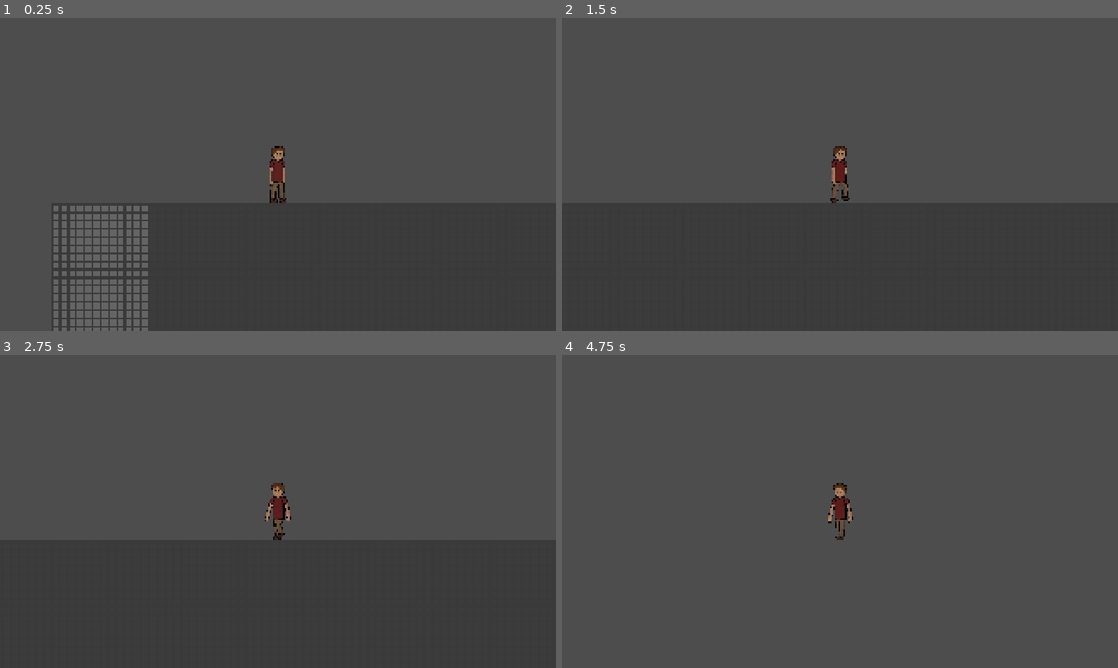
Above: before the commit, frames 1-4 (two rows, left to right).
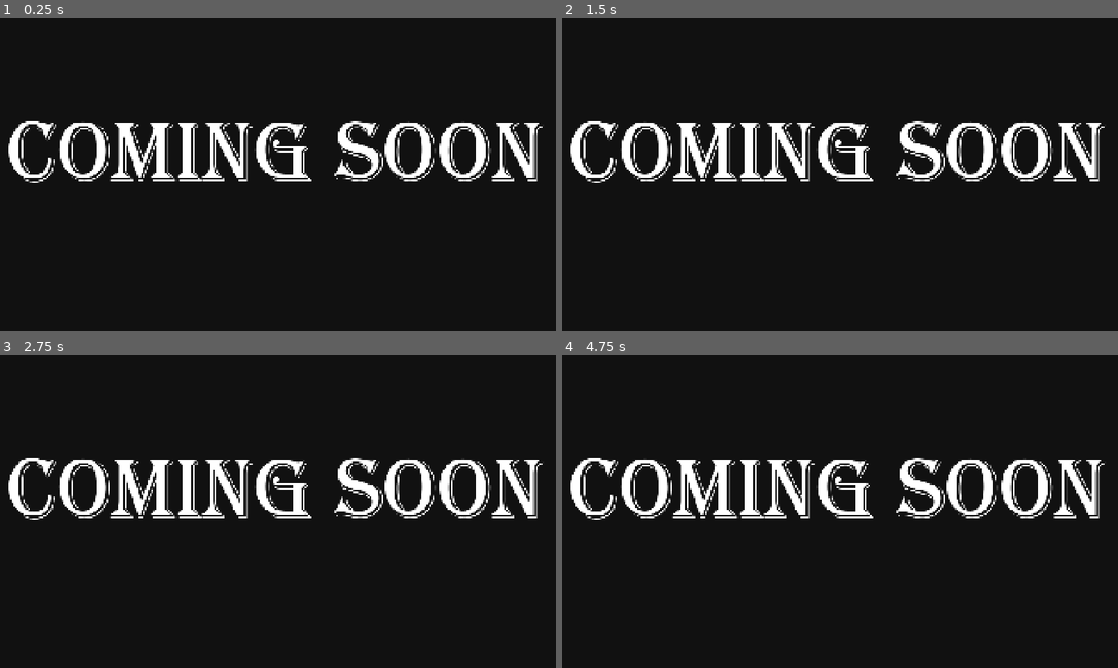
Above: after the commit, the same moments.

Repository: Catman11202/project
Game: Godot game, scene res://Levels/level_02_gf_house.tscn
The game is run twice, just before and just after one commit, with the same random seed, the same clock (stepped at 60 frames per second) and the same inputs. This scene is started directly instead of the project's main scene.
Inputs:
- Up to frame 1 (0.25 s): no input
- Up to frame 2 (1.5 s): tap Enter (ui_accept) at 0.5, 0.77 s; hold E (interact) 0.53-1.28 s; hold D (right) from 0.53 s (still down); tap E (interact) at 1.35 s
- Up to frame 3 (2.75 s): tap Enter (ui_accept) at 1.52 s; release D (right) at 2.03 s; hold A (left) from 2.03 s (still down); hold E (interact) from 2.03 s (still down)
- Up to frame 4 (4.75 s): release A (left) at 2.78 s; release E (interact) at 2.78 s; hold D (right) 2.78-4.28 s; tap E (interact) at 2.85, 4.35 s; tap Enter (ui_accept) at 3.02, 3.77, 4.52 s; hold E (interact) 3.53-4.28 s; hold A (left) from 4.28 s (still down)

The runs differ from the first frame. In frame 1, 100% of the frame differs, in the area x 0-100%, y 0-100%; in frame 2, 100%; in frame 3, 100%; in frame 4, 100%.

Commit message:
CLICK HERE FOR GAME

Diff:
--- a/Levels/level_02_gf_house.tscn
+++ b/Levels/level_02_gf_house.tscn
@@ -2,6 +2,7 @@
 
 [ext_resource type="PackedScene" uid="uid://i508sny5khof" path="res://Scenes/player.tscn" id="1_g4o8i"]
 [ext_resource type="Texture2D" uid="uid://b1nfpiqq0fa41" path="res://Sprites/tiles_exterior.png" id="2_1h28h"]
+[ext_resource type="FontFile" uid="uid://cday2hdm34j32" path="res://ALGER.TTF" id="3_11ps8"]
 
 [sub_resource type="TileSetAtlasSource" id="TileSetAtlasSource_11ps8"]
 texture = ExtResource("2_1h28h")
@@ -26,6 +27,10 @@
 physics_layer_0/collision_layer = 1
 sources/0 = SubResource("TileSetAtlasSource_11ps8")
 
+[sub_resource type="LabelSettings" id="LabelSettings_omtda"]
+font = ExtResource("3_11ps8")
+font_size = 300
+
 [node name="Level02GfHouse" type="Node2D" unique_id=699819809]
 
 [node name="Level2Manager" type="Node" parent="." unique_id=491307878]
@@ -33,10 +38,25 @@
 [node name="Player" parent="." unique_id=762155187 instance=ExtResource("1_g4o8i")]
 position = Vector2(64, 130)
 speed = 200.0
-jump_force = -350.0
-gravity = 900.0
 
 [node name="TileMap" type="TileMap" parent="." unique_id=1023146186]
 tile_set = SubResource("TileSet_omtda")
 format = 2
 layer_0/tile_data = PackedInt32Array(589824, 458752, 0, 589825, 458752, 0, 589826, 458752, 0, 589827, 458752, 0, 655363 …(2273 unchanged characters)…
+
+[node name="CanvasLayer" type="CanvasLayer" parent="." unique_id=280562399]
+
+[node name="ColorRect" type="ColorRect" parent="CanvasLayer" unique_id=576112532]
+modulate = Color(0.06666667, 0.06666667, 0.06666667, 1)
+offset_left = -269.0
+offset_top = -238.0
+offset_right = 2821.0
+offset_bottom = 1100.0
+
+[node name="Label" type="Label" parent="CanvasLayer" unique_id=1215776861]
+offset_left = 24.0
+offset_top = 294.0
+offset_right = 2804.0
+offset_bottom = 795.0
+text = "COMING SOON"
+label_settings = SubResource("LabelSettings_omtda")
--- a/Scenes/player.tscn
+++ b/Scenes/player.tscn
@@ -286,7 +286,7 @@
 collision_layer = 2
 collision_mask = 9
 script = ExtResource("1_cvnsp")
-speed = 50.0
+speed = 120.0
 
 [node name="CollisionShape2D" type="CollisionShape2D" parent="." unique_id=527516117]
 position = Vector2(-0.5, 0)
--- a/Scripts/cutscenecontroller.gd
+++ b/Scripts/cutscenecontroller.gd
@@ -3,7 +3,6 @@
 @onready var player = $"../Player"
 @onready var fade = $"../CanvasLayer/ColorRect"
 @onready var narrator = $"../CanvasLayer/NarratorUI"
-@onready var anim = $"Player/AnimatedSprite2D"
 
 @export var pause_during_narration := true
 
@@ -43,7 +42,6 @@
 
 func start_walk():
 	walking = true
-	anim.play("Walk")
 
 
 func _process(delta):
Binary file added: ALGER.TTF
Not shown, added: ALGER.TTF.import
